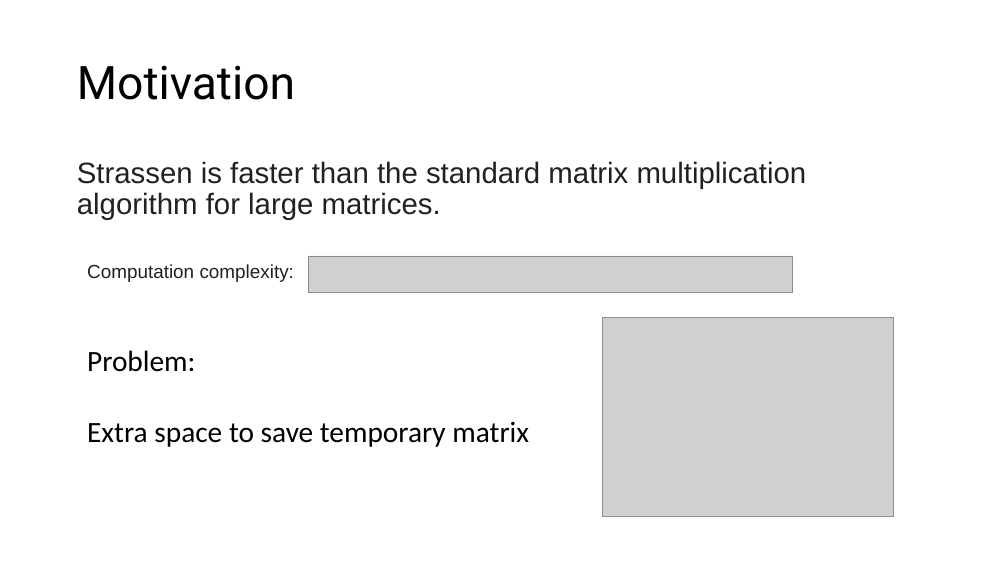
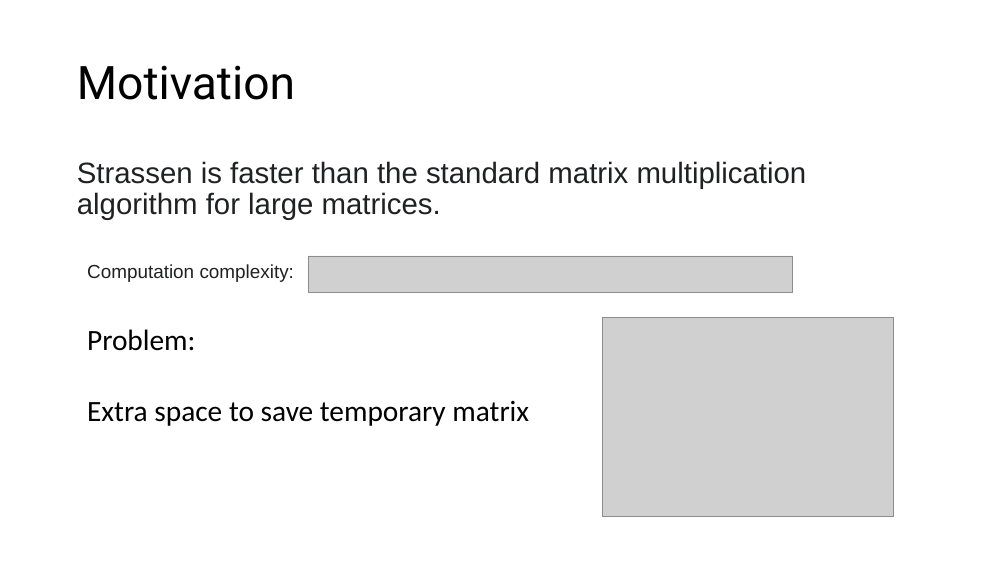
Before and after one commit to LukeLIN-web/CS345, a slide deck: slide 5 of project/finalpre.pptx. Drawn at 1008x567 pixels with LibreOffice and Linux fonts; fonts in the diff are those of the drawing; grey boxes stand for pictures. Boxes give left, top, right and bottom in pixels: in the first picture for what was removed or moved away, otherwise in the second. Text is boxed around its words. In the diff, an @@ line names an element or a change of style, - is before the commit and + after.

```diff
--- a/project/finalpre.pptx
+++ b/project/finalpre.pptx
@@ text "Problem:": place and size @@
-text "Problem:" at bbox=[87, 350, 529, 447]
+text "Problem:" at bbox=[87, 329, 529, 426]
```
Also in this commit, not shown: 8 other slides changed, 9 slides added, 4 slides removed, 3 other files.
